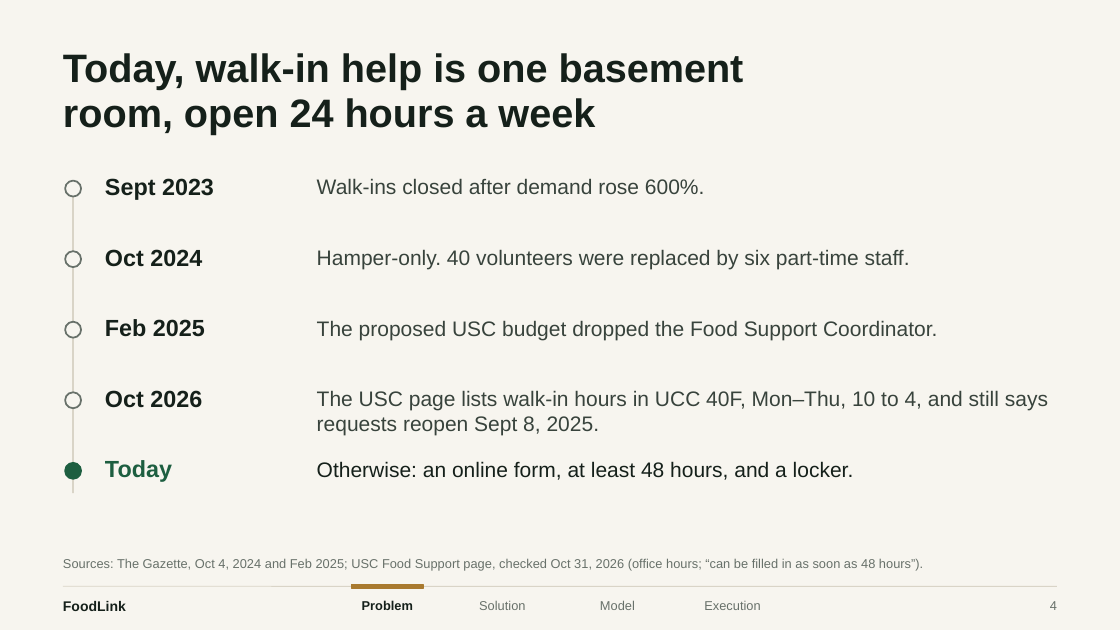
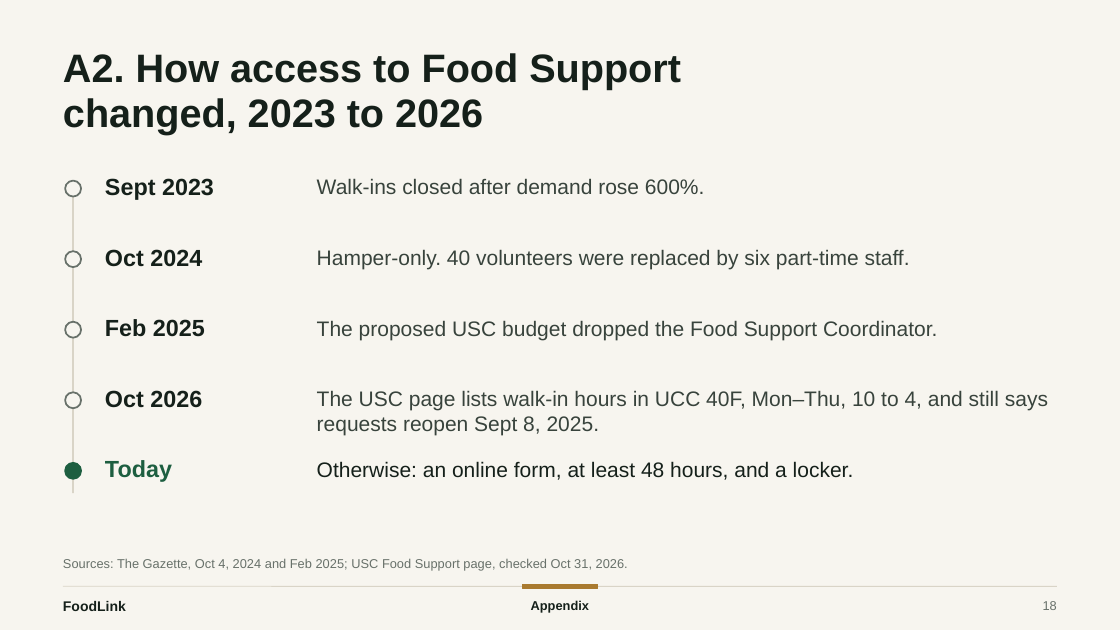
Before and after one commit to xingexu/aspire, a slide deck: slide 18 of deck/PBSN_ASPIRE_FoodLink.pptx (slide 4 before the commit). Drawn at 1120x630 pixels with LibreOffice and Linux fonts; fonts in the diff are those of the drawing. Boxes give left, top, right and bottom in pixels: in the first picture for what was removed or moved away, otherwise in the second. Text is boxed around its words. In the diff, an @@ line names an element or a change of style, - is before the commit and + after.

```diff
--- a/deck/PBSN_ASPIRE_FoodLink.pptx
+++ b/deck/PBSN_ASPIRE_FoodLink.pptx
@@ title at box(63, 53, 681, 135): text changed @@
-Today, walk-in help is one basement
-room, open 24 hours a week
+A2. How access to Food Support
+changed, 2023 to 2026
@@ text at box(63, 558, 628, 571): text changed @@
-Sources: The Gazette, Oct 4, 2024 and Feb 2025; USC Food Support page, checked Oct 31, 2026 (office hours; “can be filled in as soon as 48 hours”).
+Sources: The Gazette, Oct 4, 2024 and Feb 2025; USC Food Support page, checked Oct 31, 2026.
@@ rectangle: place and size @@
-rectangle at box(352, 585, 423, 589)
+rectangle at box(523, 585, 598, 589)
@@ text removed at box(362, 600, 413, 610) @@
-Problem
@@ text removed at box(479, 601, 525, 610) @@
-Solution
@@ text added at box(531, 600, 590, 613), 11 pt, text #15201A, bold @@
+Appendix
@@ text removed at box(600, 600, 635, 610) @@
-Model
@@ text removed at box(704, 601, 760, 610) @@
-Execution
@@ page number at box(1043, 601, 1057, 610): text changed @@
-4
+18
```
Also in this commit, not shown: 12 other slides changed, 9 slides added, 7 slides removed, 6 other files.
